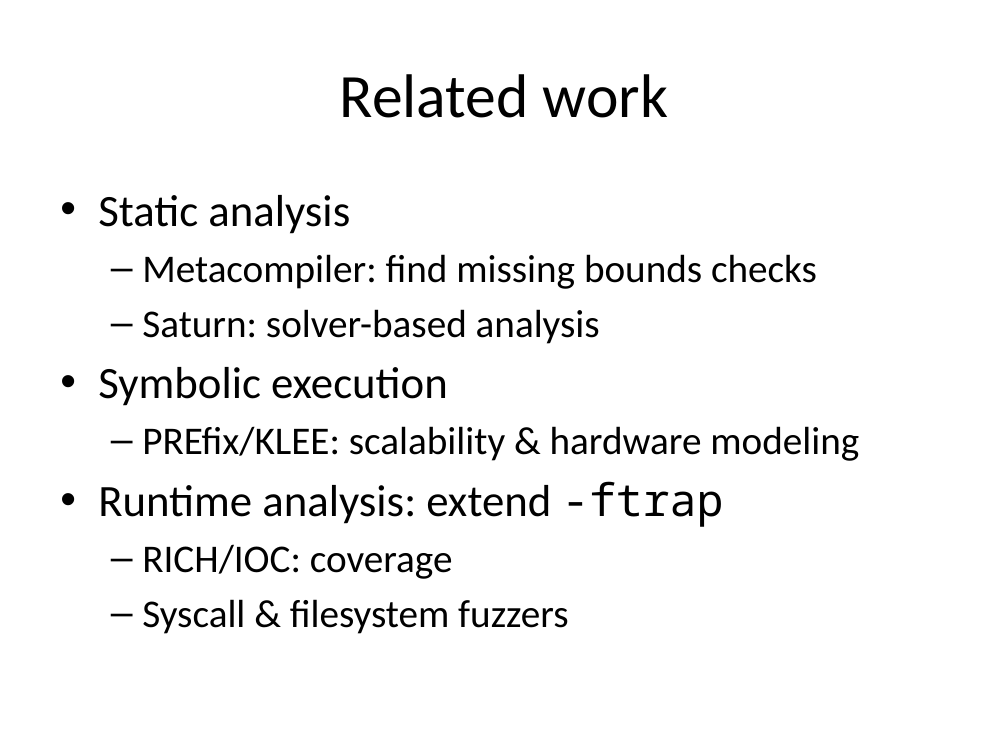
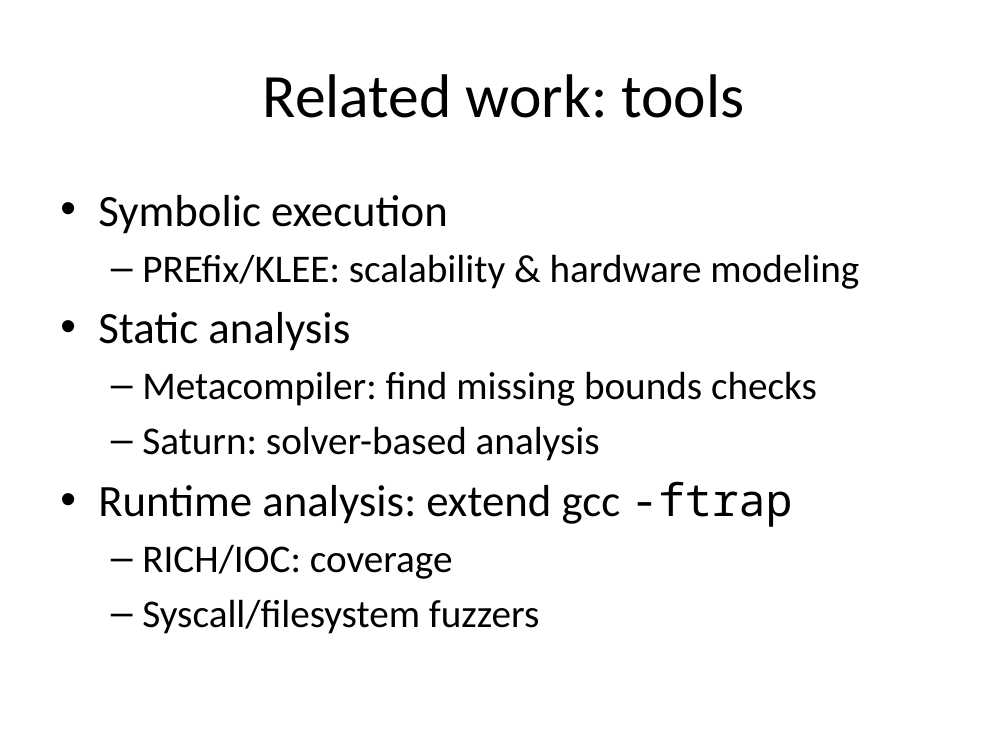
Before and after one commit to jiazhihao/6857, a slide deck: slide 30 of slides/kint.pptx (slide 33 before the commit). Drawn at 1008x756 pixels with LibreOffice and Linux fonts; fonts in the diff are those of the drawing. Boxes give left, top, right and bottom in pixels: in the first picture for what was removed or moved away, otherwise in the second. Text is boxed around its words. In the diff, an @@ line names an element or a change of style, - is before the commit and + after.

```diff
--- a/slides/kint.pptx
+++ b/slides/kint.pptx
@@ title at box(263, 74, 744, 118): text changed @@
-Related work
+Related work: tools
@@ text at box(98, 195, 859, 289): paragraphs added @@
+• Symbolic execution
+  – PREfix/KLEE: scalability & hardware modeling
@@ text at box(98, 481, 792, 527): text changed @@
-• Symbolic execution
-  – PREfix/KLEE: scalability & hardware modeling
-• Runtime analysis: extend -ftrap
+• Runtime analysis: extend gcc -ftrap
@@ text at box(142, 599, 539, 634): text changed @@
-  – Syscall & filesystem fuzzers
+  – Syscall/filesystem fuzzers
```
Also in this commit, not shown: 26 other slides changed, 1 slide removed.
